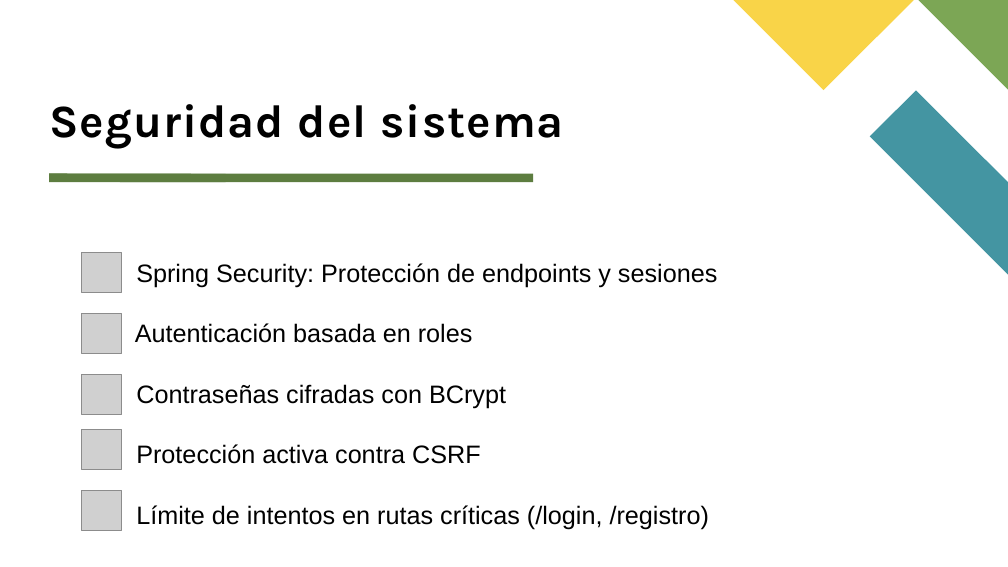
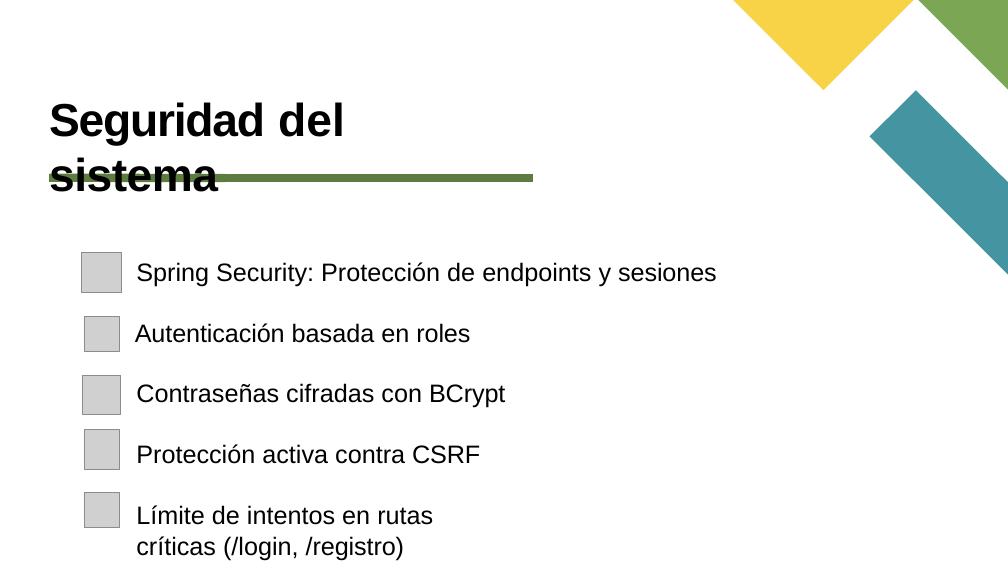
Before and after one commit to True1Santony/xcrm, a slide deck: slide 5 of doc/defensa/presentación.pptx. Drawn at 1008x567 pixels with LibreOffice and Linux fonts; fonts in the diff are those of the drawing; grey boxes stand for pictures. Boxes give left, top, right and bottom in pixels: in the first picture for what was removed or moved away, otherwise in the second. Text is boxed around its words. In the diff, an @@ line names an element or a change of style, - is before the commit and + after.

```diff
--- a/doc/defensa/presentación.pptx
+++ b/doc/defensa/presentación.pptx
@@ title "Seguridad del sistema" at [49,102,345,192]: font Karla to Arial; letter spacing 1 to -1.2 pt in "Seguridad"; letter spacing 1 to 0 pt in "del"; letter spacing 1 to -0.5 pt in "sistema"; indent changed; line spacing 0.8 to 1; vertical alignment bottom to top @@
@@ line removed from (49, 178) to (225, 178) @@
@@ line removed from (49, 178) to (533, 178) @@
@@ freeform shape added at [49,178,533,178], outline #5D7C40 7.92 pt @@
@@ text at [136,262,717,560]: letter spacing 0 to -0.1 pt in "sesiones", "/registro)"; indent changed; more space between paragraphs @@
@@ text at [135,323,505,464]: text changed @@
-Autenticación basada en roles
-Contraseñas cifradas con BCrypt
-Protección activa contra CSRF
+Autenticación basada en roles Contraseñas cifradas con BCrypt Protección activa contra CSRF
```
Also in this commit, not shown: 5 other slides changed, 1 slide added, 1 slide removed, 1 other file.
